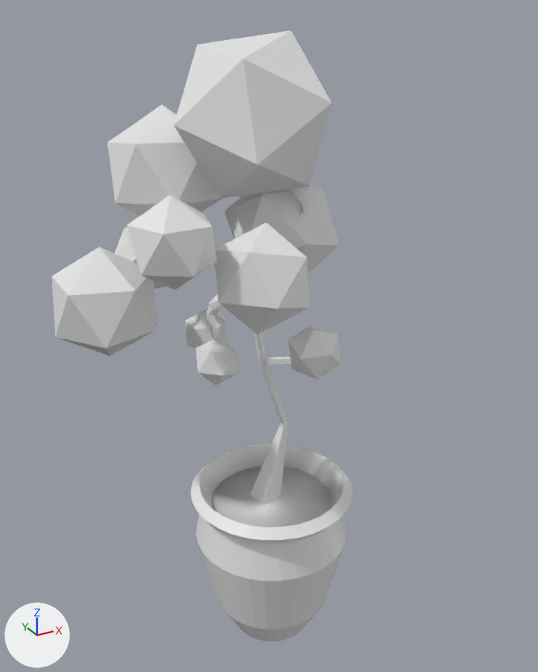
Two versions of the FBX model Assets/_Project/Art/Models/Temps/TreeDecoration.fbx, one commit apart.
Rendered twice from a camera (50 mm lens) standing at (-1.28, -2.3, 2.54) and looking at (0.05, 0.12, 1.34). Every picture has the same lights, and +X, +Y and +Z are marked at lower left. Where no turn or scale is listed for an object, it has been applied to the vertices. Vertices at the same position are counted once.
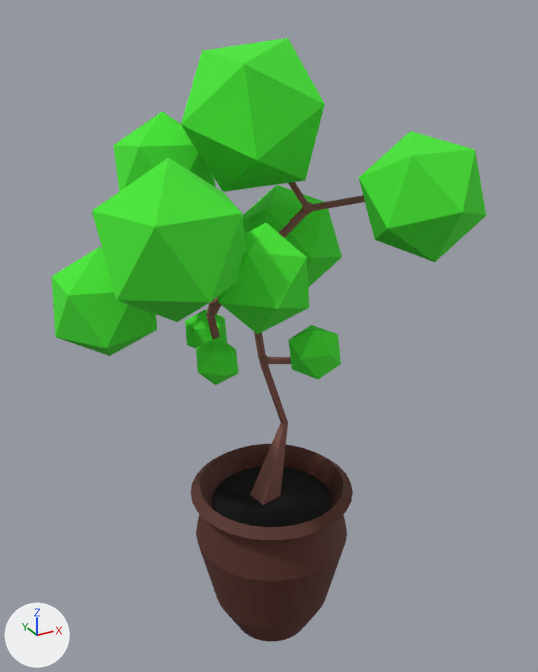
Commit message: New Decorations Added

What differs and where, as boxes [x1, y1, x2, y2] in the pictures (538 x 672 px; the box of a moved part takes in the faces that stretch with it):
'Icosphere.006', recoloured, rescaled (9% narrower, 8% shorter): before [174, 31, 332, 199]; after [181, 38, 325, 192]
'Icosphere', recoloured, rescaled (70% wider, 72% taller): before [127, 195, 217, 290]; after [92, 158, 246, 322]
'Icosphere.007', recoloured, mesh turned, reshaped, moved: before [224, 184, 339, 273]; after [359, 131, 486, 262]
'Icosphere.003', recoloured (grey to green): [52, 247, 157, 356] in both
'Icosphere.004', recoloured, rescaled: before [108, 105, 222, 216]; after [113, 111, 216, 192]
'Icosphere.008', recoloured (grey to green): [215, 223, 309, 334] in both
'Grass', added (green): after [243, 185, 342, 287]
'Plane', reshaped: before [130, 188, 308, 505]; after [206, 182, 365, 505]
'Icosphere.002', recoloured (grey to green): [288, 325, 341, 379] in both
'Icosphere.009', recoloured (grey to green): [196, 337, 239, 385] in both
'Icosphere.001', recoloured (grey to green): [185, 309, 227, 348] in both
'Icosphere.005', recoloured: [115, 227, 165, 289] in both
part 1 of me_cylinder_001, recoloured (white to brown): [191, 444, 353, 545] in both
part 2 of me_cylinder_001, recoloured (grey to brown): [196, 514, 347, 581] in both
part 3 of me_cylinder_001, recoloured (grey to brown): [199, 545, 345, 629] in both
part 4 of me_cylinder_001, recoloured (grey to brown): [230, 616, 314, 642] in both
part 5 of me_cylinder_001, recoloured (grey to black): [212, 466, 331, 527] in both
part 6 of me_plane_001, added (brown): after [304, 195, 365, 215]
part 7 of me_plane_001, recoloured (grey to brown): [206, 188, 308, 505] in both
part 8 of me_icosphere_007, moved or reshaped: before [224, 184, 339, 273]; after [243, 185, 342, 287]

The change, as a list of edits to the scene's bpy script:
```text
Add mat_material_001:
    mat_material_001 = principled_material('Material.001')
    mat_material_001.base_color = (0.227, 0.0916, 0.0742)  # brown #83554d
    mat_material_001.roughness = 1.0
Add mat_material_005:
    mat_material_005 = principled_material('Material.005')
    mat_material_005.base_color = (0.0, 0.0, 0.0)  # black #000000
    mat_material_005.roughness = 1.0
Add mat_material:
    mat_material = principled_material('Material')
    mat_material.base_color = (0.091, 0.0233, 0.0154)  # dark red #552a21
    mat_material.roughness = 0.777
Change me_icosphere_008:
    where me_icosphere_008.from_pydata(...)  # 12 vertices, 20 faces; spans x -0.177..0.177, y -0.177..0.177, z -0.176..0.176
    add me_icosphere_008.materials.append(mat_material_003)  # green #47e734
Change me_cylinder_001:
    where me_cylinder_001.from_pydata(...)  # 320 vertices, 292 faces; spans x -0.34..0.34, y -0.34..0.34, z 0.0..0.722
    me_cylinder_001 part 1: all 96 faces centred in x -0.318..0.318, y -0.318..0.318, z 0.662..0.707 switch from no material to mat_material (dark red #552a21)
    me_cylinder_001 part 2: all 64 faces centred in x -0.307..0.307, y -0.307..0.307, z 0.551..0.557 switch from no material to mat_material (dark red #552a21)
    me_cylinder_001 part 3: all 64 faces centred in x -0.285..0.285, y -0.285..0.285, z 0.318..0.327 switch from no material to mat_material (dark red #552a21)
    me_cylinder_001 part 4: all 64 faces centred in x -0.206..0.206, y -0.206..0.206, z 0.077..0.107 switch from no material to mat_material (dark red #552a21)
    me_cylinder_001 part 5: all 2 faces centred in x 0.0, y 0.0, z 0.62..0.633 switch from no material to mat_material_005 (black #000000)
Change me_icosphere_005:
    where me_icosphere_005.from_pydata(...)  # 12 vertices, 20 faces; spans x -0.159..0.159, y -0.144..0.144, z -0.138..0.138
    add me_icosphere_005.materials.append(mat_material_003)  # green #47e734
Change me_icosphere_009:
    where me_icosphere_009.from_pydata(...)  # 12 vertices, 20 faces; spans x -0.086..0.086, y -0.086..0.086, z -0.085..0.085
    add me_icosphere_009.materials.append(mat_material_003)  # green #47e734
Change me_icosphere_003:
    where me_icosphere_003.from_pydata(...)  # 12 vertices, 20 faces; spans x -0.19..0.19, y -0.181..0.181, z -0.212..0.212
    add me_icosphere_003.materials.append(mat_material_003)  # green #47e734
Change me_icosphere:
    where me_icosphere.from_pydata(...)  # 12 vertices, 20 faces; spans x -13.2..13.2, y -15.2..15.2, z -13.6..13.6
    add me_icosphere.materials.append(mat_material_003)  # green #47e734
Change me_icosphere_001:
    where me_icosphere_001.from_pydata(...)  # 12 vertices, 20 faces; spans x -0.084..0.084, y -0.08..0.08, z -0.094..0.094
    add me_icosphere_001.materials.append(mat_material_003)  # green #47e734
Change me_plane_001:
    remove me_plane_001.from_pydata(...)  # 903 vertices, 909 faces; spans x -0.59..0.22, y -0.29..0.45, z -0.01..1.49
    add me_plane_001.from_pydata(...)  # 955 vertices, 962 faces; spans x -0.59..0.41, y -0.29..0.45, z -0.01..1.49
    me_plane_001 part 6: 52 vertices added at x 0.22..0.41, y -0.16..0.03, z 1.24..1.32
    me_plane_001 part 7: 906 faces spanning x -0.59..0.22, y -0.29..0.45, z -0.01..1.49 switch from no material to mat_material_001 (brown #83554d)
Change me_icosphere_002:
    where me_icosphere_002.from_pydata(...)  # 12 vertices, 20 faces; spans x -0.09..0.09, y -0.101..0.101, z -0.098..0.098
    add me_icosphere_002.materials.append(mat_material_003)  # green #47e734
Change me_icosphere_004:
    where me_icosphere_004.from_pydata(...)  # 12 vertices, 20 faces; spans x -22.4..22.4, y -24.5..24.5, z -22.7..22.7
    add me_icosphere_004.materials.append(mat_material_003)  # green #47e734
Change me_icosphere_007:
    where me_icosphere_007.from_pydata(...)  # 12 vertices, 20 faces; spans x -21.4..21.4, y -21.5..21.5, z -23.9..23.9
    used by ob_icosphere_007; location = (0.176, 0.236, 1.734); rotation_euler = (1.571, 0.0, 0.0), in degrees (90, 0, 0); scale = (0.01, 0.01, 0.01)
    me_icosphere_007 part 8: the whole mesh is turned 90 degrees about the x axis through its middle and scaled by 0.01
    add me_icosphere_007.materials.append(mat_material_003)  # green #47e734
Change me_icosphere_006:
    where me_icosphere_006.from_pydata(...)  # 12 vertices, 20 faces; spans x -32.0..32.0, y -28.9..28.9, z -27.4..27.4
    add me_icosphere_006.materials.append(mat_material_003)  # green #47e734
Add me_icosphere_010:
    me_icosphere_010 = me_icosphere_007.copy(); me_icosphere_010.name = 'Icosphere.010'  # the mesh of ob_icosphere_007
Change ob_icosphere:
    ob_icosphere.scale: (0.01, 0.01, 0.01) -> (0.0173, 0.0173, 0.0173)
Change ob_icosphere_004:
    ob_icosphere_004.scale: (0.01, 0.01, 0.01) -> (0.009, 0.009, 0.009)
Change ob_icosphere_007:
    ob_icosphere_007: bpy.data.objects.new('Icosphere.007', me_icosphere_007) -> bpy.data.objects.new('Icosphere.007', me_icosphere_010)
    ob_icosphere_007.location: (0.176, 0.236, 1.734) -> (0.487, -0.236, 1.925)
Change ob_icosphere_006:
    ob_icosphere_006.scale: (0.01, 0.01, 0.01) -> (0.00916, 0.00916, 0.00916)
Add ob_grass:
    ob_grass = bpy.data.objects.new('Grass', me_icosphere_007)
    ob_grass.location = (0.246, 0.313, 1.652)
```
